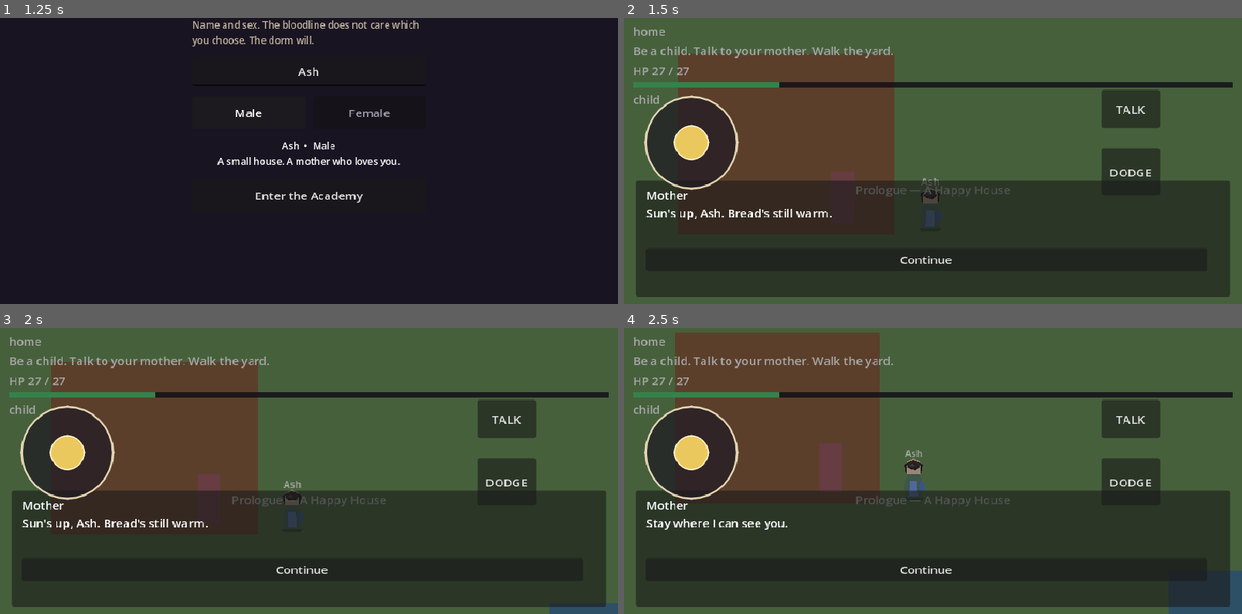
Above: before the commit, frames 1-4 (two rows, left to right).
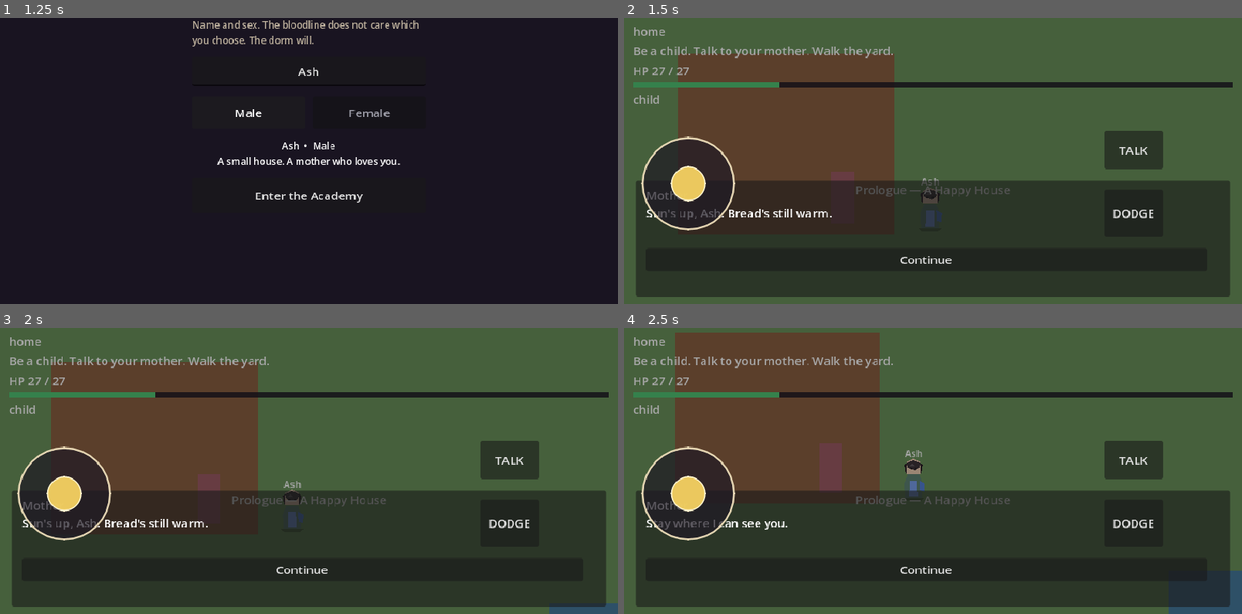
Above: after the commit, the same moments.

Repository: sk7hg824nn-ux/bloodbound-summoner
Game: Godot game, scene res://scenes/boot/Boot.tscn
The game is run twice, just before and just after one commit, with the same random seed, the same clock (stepped at 60 frames per second) and the same inputs.
Inputs:
- Up to frame 1 (1.25 s): click "Create Protagonist" at 0.5 s
- Up to frame 2 (1.5 s): click "Enter the Academy" at 1.25 s
- Up to frame 3 (2 s): no input
- Up to frame 4 (2.5 s): click "Continue" at 2 s

Frame 1 is identical in both runs. In frame 2, 6.2% of the frame differs, in the area x 2-88%, y 25-75%; in frame 3, 6.2%; in frame 4, 6.2%.

Commit message:
Move stick onto the yard. Unlock move if dialogue flag stuck.

Diff:
--- a/scenes/ui/TouchControls.tscn
+++ b/scenes/ui/TouchControls.tscn
@@ -40,13 +40,14 @@
 
 [node name="Joystick" type="Control" parent="Root"]
 layout_mode = 1
-anchors_preset = 2
-anchor_top = 1.0
-anchor_bottom = 1.0
-offset_left = 12.0
-offset_top = -300.0
-offset_right = 172.0
-offset_bottom = -140.0
+anchor_left = 0.0
+anchor_top = 0.58
+anchor_right = 0.0
+anchor_bottom = 0.58
+offset_left = 8.0
+offset_top = -80.0
+offset_right = 168.0
+offset_bottom = 80.0
 script = ExtResource("2_joy")
 
 [node name="Base" type="Panel" parent="Root/Joystick"]
@@ -67,15 +68,14 @@
 
 [node name="Buttons" type="Control" parent="Root"]
 layout_mode = 1
-anchors_preset = 3
 anchor_left = 1.0
-anchor_top = 1.0
+anchor_top = 0.58
 anchor_right = 1.0
-anchor_bottom = 1.0
-offset_left = -200.0
-offset_top = -300.0
-offset_right = -12.0
-offset_bottom = -140.0
+anchor_bottom = 0.58
+offset_left = -196.0
+offset_top = -80.0
+offset_right = -8.0
+offset_bottom = 80.0
 mouse_filter = 2
 
 [node name="Attack" type="Button" parent="Root/Buttons"]
--- a/scripts/characters/player.gd
+++ b/scripts/characters/player.gd
@@ -7,7 +7,6 @@
 signal interact_pressed
 
 var joystick_dir: Vector2 = Vector2.ZERO
-var attack_cooldown: float = 0.0
 var dodge_cooldown: float = 0.0
 var dodge_time: float = 0.0
 var dodge_dir: Vector2 = Vector2.RIGHT
@@ -35,10 +34,12 @@
 		old_cam.enabled = false
 
 func _physics_process(_delta: float) -> void:
-	if GameState.in_dialogue:
+	if GameState.in_dialogue and joystick_dir.length() <= 0.2:
 		velocity = Vector2.ZERO
 		move_and_slide()
 		return
+	if GameState.in_dialogue and joystick_dir.length() > 0.2:
+		GameState.in_dialogue = false
 	if dodge_time > 0.0:
 		dodge_time -= _delta
 		velocity = dodge_dir * DODGE_SPEED
@@ -67,7 +68,7 @@
 		figure.apply_look(era)
 
 func try_dodge() -> bool:
-	if dodge_cooldown > 0.0 or GameState.in_dialogue:
+	if dodge_cooldown > 0.0:
 		return false
 	dodge_cooldown = DODGE_CD
 	dodge_time = DODGE_DURATION
--- a/scripts/ui/hud.gd
+++ b/scripts/ui/hud.gd
@@ -26,6 +26,8 @@
 	refresh()
 
 func _process(delta: float) -> void:
+	if dialogue and not dialogue.visible and GameState.in_dialogue:
+		GameState.in_dialogue = false
 	if _toast_time > 0.0:
 		_toast_time -= delta
 		if _toast_time <= 0.0:
